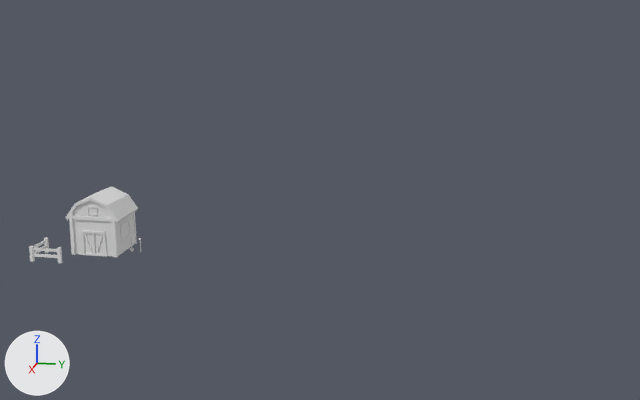
What one commit did to the Blender file Fazenda.blend.
Rendered twice from a camera (50 mm lens) standing at (111.6, 47.3, 38.9) and looking at (-1.4, 24.8, 10.6). The lights are fixed; the arrows at lower left show +X, +Y and +Z. The first picture is the older version.
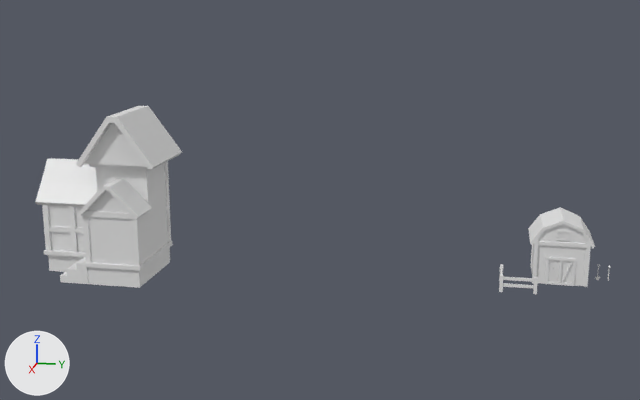
Where the change shows, as pixel boxes [x1, y1, x2, y2] in the pictures (640 x 400 px):
'Cube.024', added: after [48, 123, 168, 265]
'Cube.003', moved: before [73, 200, 135, 257]; after [531, 224, 587, 286]
'Cube.027', added: after [76, 106, 182, 170]
'Cube.023', added: after [44, 241, 173, 288]
'Cube.025', added: after [35, 158, 97, 207]
'Cube.004', moved: before [65, 186, 138, 222]; after [528, 207, 595, 249]
'Cube.026', added: after [77, 179, 152, 219]
'Cube.012', moved: before [81, 230, 107, 256]; after [545, 257, 576, 286]
'Cube.028', added: after [60, 257, 89, 284]
'Cube.032', added: after [131, 218, 142, 266]
'Cube.009', moved: before [72, 216, 112, 222]; after [538, 241, 587, 248]
'Cube.006', moved: before [111, 215, 118, 257]; after [584, 241, 591, 287]
'Cube.005', moved: before [69, 212, 76, 255]; after [532, 238, 539, 284]
'Cube.038', added: after [82, 211, 135, 219]
'Cube.036', added: after [69, 206, 78, 252]
'Cube.035', added: after [165, 161, 171, 243]
'Cube.029', added: after [83, 217, 91, 263]
'Cube.030', added: after [42, 205, 52, 251]
'Cube.018', moved: before [33, 254, 58, 258]; after [503, 283, 534, 289]
'Cube.014', moved: before [33, 247, 57, 252]; after [503, 277, 534, 282]
'Cube.037', added: after [49, 226, 84, 233]
'Cube.015', moved: before [57, 247, 62, 263]; after [533, 277, 538, 294]
'Cube.019', moved: before [29, 246, 35, 262]; after [499, 274, 503, 292]
'Cube.013', moved: before [87, 206, 98, 216]; after [557, 231, 570, 241]
'Cube.020', moved (not visible afterwards): before [34, 240, 46, 248]
'Cube.007', moved (not visible before): after [530, 245, 533, 267]

What changed in the scene script:
```text
Change ob_cube_003:
    ob_cube_003.location: (-7.2, -9.3, 3.3) -> (-7.2, 56.5, 3.3)
Change ob_cube_004:
    ob_cube_004.location: (-7.2, -9.3, 3.3) -> (-7.2, 56.5, 3.3)
Change ob_cube_006:
    ob_cube_006.location: (-3.7, -6.1, 2.2) -> (-3.7, 59.8, 2.2)
Change ob_cube_005:
    ob_cube_005.location: (-3.7, -12.5, 2.2) -> (-3.7, 53.3, 2.2)
Change ob_cube_007:
    ob_cube_007.location: (-10.7, -12.5, 2.2) -> (-10.7, 53.3, 2.2)
Change ob_cube_009:
    ob_cube_009.location: (-3.8, -8.4, 5.7) -> (-3.8, 57.5, 5.7)
Change ob_cube_012:
    ob_cube_012.location: (-3.8, -11.0, 1.9) -> (-3.8, 54.8, 1.9)
Change ob_cube_013:
    ob_cube_013.location: (-3.8, -9.2, 6.8) -> (-3.8, 56.6, 6.8)
Change ob_cube_014:
    ob_cube_014.location: (0.4, -14.7, 1.9) -> (0.4, 51.1, 1.9)
Change ob_cube_015:
    ob_cube_015.location: (0.4, -12.6, 1.2) -> (0.4, 53.2, 1.2)
Change ob_cube_018:
    ob_cube_018.location: (0.4, -14.7, 1.0) -> (0.4, 51.1, 1.0)
Change ob_cube_019:
    ob_cube_019.location: (0.4, -16.9, 1.2) -> (0.4, 48.9, 1.2)
Change ob_cube_020:
    ob_cube_020.location: (-1.7, -16.9, 1.9) -> (-1.7, 48.9, 1.9)
Add ob_cube_038:
    ob_cube_038 = bpy.data.objects.new('Cube.038', me_cube_038)  # a box spanning x -1.0..1.0, y -1.0..1.0, z -3.79..3.41
    ob_cube_038.location = (7.8, -0.9, 9.7)
    ob_cube_038.rotation_euler = (1.571, 0.0, 0.0)  # degrees (90, 0, 0)
    ob_cube_038.scale = (0.375, 0.375, -1.06)
Add ob_cube_037:
    ob_cube_037 = bpy.data.objects.new('Cube.037', me_cube_037)  # a box spanning x -1.0..1.0, y -1.0..1.0, z -3.23..3.23
    ob_cube_037.location = (3.7, -8.5, 6.1)
    ob_cube_037.rotation_euler = (1.571, 0.0, 0.0)  # degrees (90, 0, 0)
    ob_cube_037.scale = (0.375, 0.375, -1.18)
Add ob_cube_036:
    ob_cube_036 = bpy.data.objects.new('Cube.036', me_cube_036)  # a box spanning x -1.0..1.0, y -1.0..1.0, z -1.0..5.46
    ob_cube_036.location = (3.7, -8.4, 4.0)
    ob_cube_036.scale = (0.375, 0.375, 1.0)
Add ob_cube_035:
    ob_cube_035 = bpy.data.objects.new('Cube.035', me_cube_035)  # a box spanning x -1.0..1.0, y -1.0..1.0, z -1.0..11.09
    ob_cube_035.location = (-3.0, 2.4, 4.0)
    ob_cube_035.scale = (0.375, 0.375, 1.0)
Add ob_cube_032:
    ob_cube_032 = bpy.data.objects.new('Cube.032', me_cube_036.copy())
    ob_cube_032.location = (7.8, 2.3, 4.0)
    ob_cube_032.scale = (0.375, 0.375, 1.0)
Add ob_cube_030:
    ob_cube_030 = bpy.data.objects.new('Cube.030', me_cube_036.copy())
    ob_cube_030.location = (3.7, -12.3, 4.0)
    ob_cube_030.scale = (0.375, 0.375, 1.0)
Add ob_cube_029:
    ob_cube_029 = bpy.data.objects.new('Cube.029', me_cube_036.copy())
    ob_cube_029.location = (7.8, -4.4, 4.0)
    ob_cube_029.scale = (0.375, 0.375, 1.0)
Add ob_cube_028:
    ob_cube_028 = bpy.data.objects.new('Cube.028', me_cube_011)  # 16 vertices, 10 faces; spans x -1.0..3.15, y -3.0..1.0, z -1.0..1.89
    ob_cube_028.location = (4.9, -5.7, 1.0)
Add ob_cube_027:
    ob_cube_027 = bpy.data.objects.new('Cube.027', me_cube_009)  # 12 vertices, 9 faces; spans x -4.93..4.46, y 0.0..4.24, z -4.47..2.37; modifiers MIRROR
    ob_cube_027.location = (0.8, -1.0, 19.8)
    ob_cube_027.scale = (1.14, 1.27, 1.0)
Add ob_cube_026:
    ob_cube_026 = bpy.data.objects.new('Cube.026', me_cube_008)  # 14 vertices, 8 faces, 1 loose edge; spans x -1.81..2.25, y 0.0..3.33, z -2.9..1.21; modifiers MIRROR
    ob_cube_026.location = (6.1, -1.0, 12.4)
    ob_cube_026.scale = (1.14, 1.27, 1.0)
Add ob_cube_025:
    ob_cube_025 = bpy.data.objects.new('Cube.025', me_cube_006)  # 16 vertices, 11 faces; spans x 0.0..3.51, y -11.67..-4.67, z 5.25..10.88; modifiers MIRROR
    ob_cube_025.location = (0.3, 1.3, 4.2)
    ob_cube_025.scale = (1.14, 1.27, 1.0)
Add ob_cube_024:
    ob_cube_024 = bpy.data.objects.new('Cube.024', me_cube_001)  # 44 vertices, 42 faces; spans x -4.0..6.7, y -10.8..1.8, z -1.0..17.3
    ob_cube_024.location = (0.3, 1.3, 4.0)
    ob_cube_024.scale = (1.14, 1.27, 1.0)
Add ob_cube_023:
    ob_cube_023 = bpy.data.objects.new('Cube.023', me_cube)  # 40 vertices, 39 faces; spans x -3.35..6.96, y -3.4..9.0, z -1.0..2.03
    ob_cube_023.location = (0.3, -8.5, 1.0)
    ob_cube_023.scale = (1.14, 1.27, 1.0)
```
